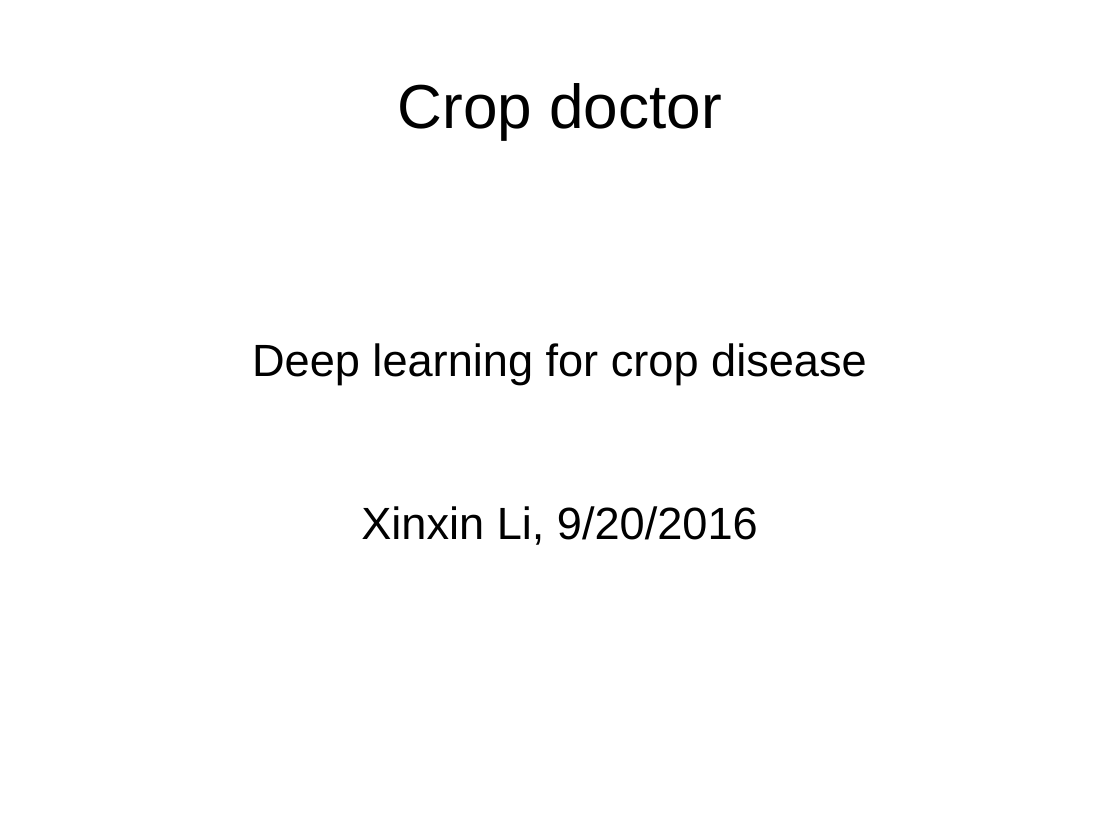
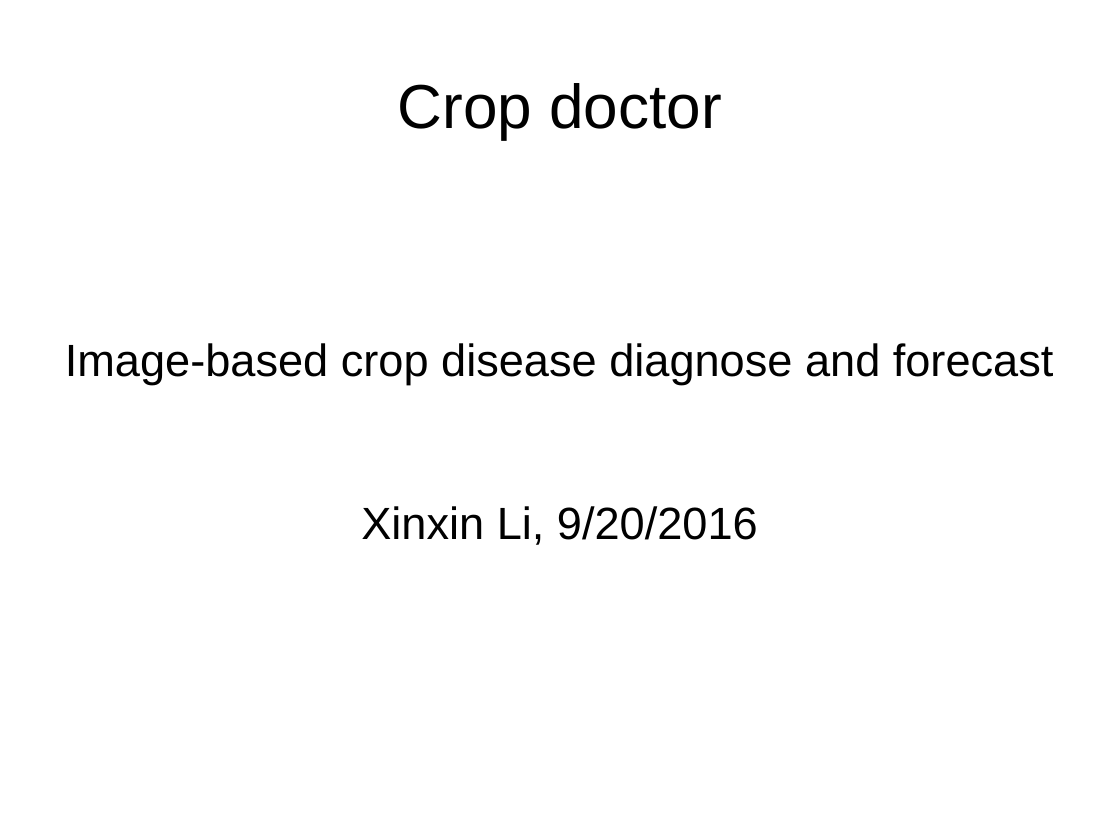
Before and after one commit to xxlatgh/Crop-doctor, a slide deck: slide 1 of capstone.odp. Drawn at 1120x840 pixels with LibreOffice and Linux fonts; fonts in the diff are those of the drawing. Boxes give left, top, right and bottom in pixels: in the first picture for what was removed or moved away, otherwise in the second. Text is boxed around its words. In the diff, an @@ line names an element or a change of style, - is before the commit and + after.

```diff
--- a/capstone.odp
+++ b/capstone.odp
@@ subtitle at (65,343,1054,385): text changed @@
-Deep learning for crop disease
+Image-based crop disease diagnose and forecast
```
Also in this commit, not shown: 2 other slides changed, 4 other files.
